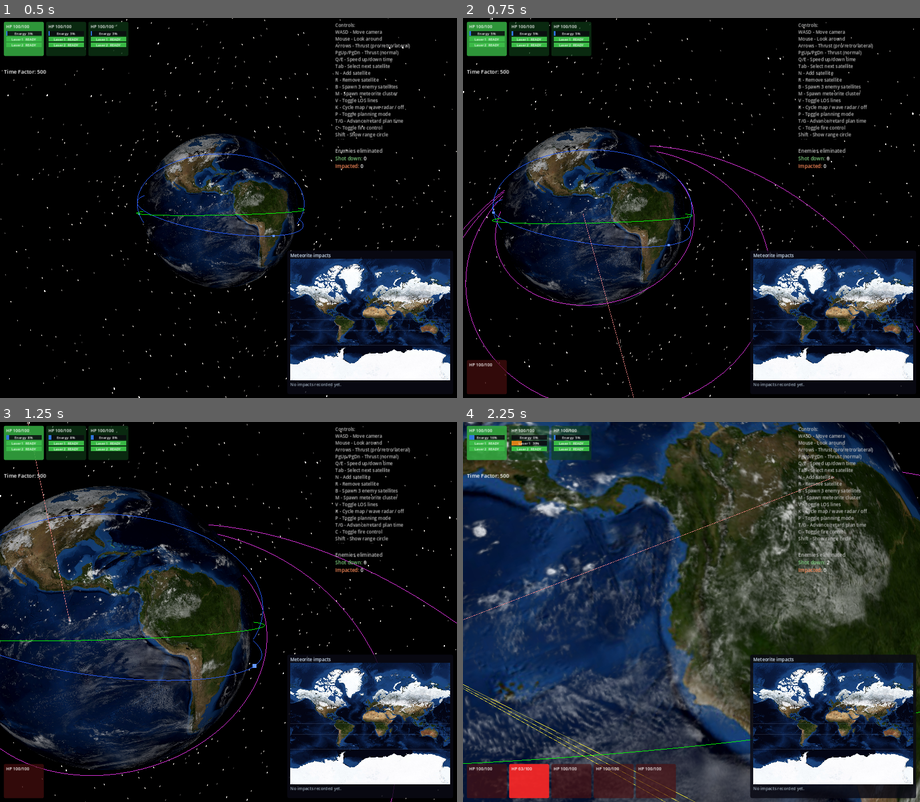
Above: before the commit, frames 1-4 (two rows, left to right).
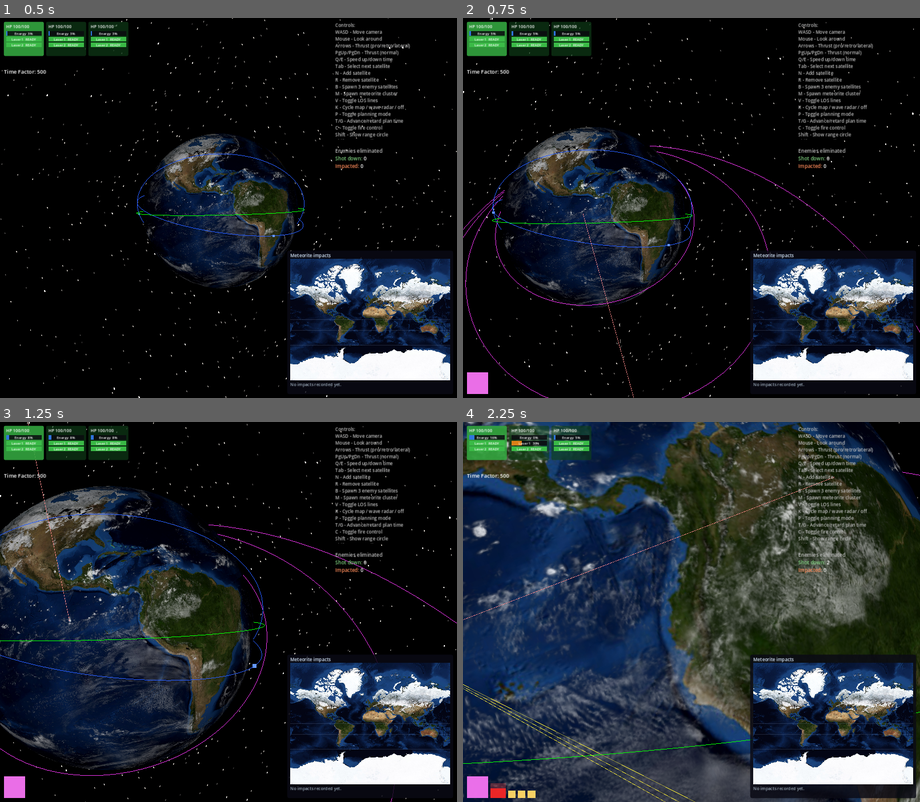
Above: after the commit, the same moments.

Repository: mellenburg/game
Game: Godot game, scene res://scenes/main.tscn
The game is run twice, just before and just after one commit, with the same random seed, the same clock (stepped at 60 frames per second) and the same inputs.
Inputs (mouse positions are in pixels of both pictures, inside the frame that each line leads up to):
- Up to frame 1 (0.5 s): no input
- Up to frame 2 (0.75 s): tap Enter at 0.5 s; move the mouse to (714, 208) at 0.52 s; hold W (move_forward) from 0.53 s (still down); tap J (add_decaying_enemy) at 0.6 s
- Up to frame 3 (1.25 s): keep holding W (move_forward)
- Up to frame 4 (2.25 s): keep holding W (move_forward); move the mouse to (668, 612) at 1.27 s; tap B (add_enemies) at 1.35 s; move the mouse to (700, 604) at 2.02 s; tap M (add_meteorites) at 2.1 s

Frame 1 is identical in both runs. In frame 2, 0.8% of the frame differs, in the area x 0-10%, y 89-99%; in frame 3, 0.8%; in frame 4, 3.9%, in the area x 0-47%, y 89-100%.

Commit message:
HUD: enemy roster as area-proportional, wrapping squares
The single linear strip with numeric "HP X/Y" readouts was already
running off the right edge during a meteorite wave and forced the
operator to read every box to gauge threat severity. Replace it with
squares whose area encodes max_hp and whose solid fill shrinks
bottom-up as HP drops, leaving a translucent red footprint behind to
mark the original block. Rows wrap upward once the next box would
push past half the viewport width.

To make the new sizes meaningful, expose a per-instance max_hp on
Satellite (defaulting to MAX_HP for player / standard enemy units)
and seed it on the threat-spawning paths: meteorites drop to 25 HP,
decaying-orbit bodies climb to 200 HP, enemy satellites stay at 100.

Diff:
--- a/godot/scenes/main.tscn
+++ b/godot/scenes/main.tscn
@@ -94,17 +94,20 @@
 mouse_filter = 2
 theme_override_constants/separation = 6
 
-[node name="EnemyRoster" type="HBoxContainer" parent="CanvasLayer/HUD"]
-layout_mode = 1
-anchors_preset = 2
-anchor_top = 1.0
+[node name="EnemyRoster" type="VBoxContainer" parent="CanvasLayer/HUD"]
+layout_mode = 1
+anchors_preset = 0
+anchor_left = 0.0
+anchor_top = 0.0
+anchor_right = 0.5
 anchor_bottom = 1.0
 offset_left = 10.0
-offset_top = -100.0
-offset_right = 1190.0
+offset_top = 200.0
+offset_right = 0.0
 offset_bottom = -10.0
 mouse_filter = 2
-theme_override_constants/separation = 6
+alignment = 2
+theme_override_constants/separation = 4
 
 [node name="TargetContainer" type="Control" parent="CanvasLayer/HUD"]
 layout_mode = 1
--- a/godot/scripts/earth_system.gd
+++ b/godot/scripts/earth_system.gd
@@ -79,7 +79,7 @@
 const METEORITE_LATERAL_SPREAD_KM: float = 6000.0
 const METEORITE_ALT_JITTER_KM: float = 3000.0
 const METEORITE_VELOCITY_JITTER: float = 0.8
-const METEORITE_HP: float = 100.0
+const METEORITE_HP: float = 25.0
 
 # Wave mode: 20 meteorites from a single shared nexus, arrival times
 # distributed uniformly across a 10-second wall-clock window so the
@@ -104,7 +104,7 @@
 # already heading inbound, so the very first observed motion is
 # "falling toward Earth" — sets the spiral-in narrative immediately.
 const DECAYING_INITIAL_NU_FROM_APOGEE_DEG: float = 15.0
-const DECAYING_HP: float = 100.0
+const DECAYING_HP: float = 200.0
 
 @export var time_factor: int = 500
 var planning_dt: int = 0
@@ -667,6 +667,7 @@
 	sat.team = Satellite.TEAM_ENEMY
 	sat.weapons.clear()
 	sat.is_meteorite = true
+	sat.max_hp = METEORITE_HP
 	sat.hp = METEORITE_HP
 
 	# Lateral offset uses the in-plane basis (tangent + bitangent); the
@@ -731,6 +732,7 @@
 	sat.team = Satellite.TEAM_ENEMY
 	sat.weapons.clear()
 	sat.is_decaying = true
+	sat.max_hp = DECAYING_HP
 	sat.hp = DECAYING_HP
 
 	var r_p := EarthOrbit.EARTH_RADIUS_KM + DECAYING_PERIGEE_ALT_KM
--- a/godot/scripts/hud.gd
+++ b/godot/scripts/hud.gd
@@ -1,14 +1,17 @@
 class_name HUD
 extends Control
-## Roster + targeting overlay. Player units render as green-tinted boxes
-## along the top-left, enemies as red-tinted boxes along the bottom-left,
-## both growing rightward. Each box surfaces only HP / energy / cooldown
-## — orbital metadata is intentionally hidden but still reachable on the
-## Satellite for future on-demand drill-downs.
+## Roster + targeting overlay. Player units render as green-tinted
+## panels along the top-left and surface HP / energy / cooldown rows.
+## Enemies render along the bottom-left as area-proportional squares —
+## edge length scales with sqrt(max_hp) so a meteorite (25 HP) is small,
+## a sat (100 HP) is medium, a decaying body (200 HP) is large. The
+## solid fill shrinks bottom-up as HP drops, revealing a translucent
+## red layer that marks the original footprint. Rows wrap upward once
+## adding the next box would push them past half the viewport width.
 ##
-## BBCode rebuilds throttle to ~10 Hz; per-frame allocations are avoided
-## by reusing PanelContainer children across ticks (we only add/remove
-## when the per-team count changes).
+## BBCode / panel rebuilds throttle to ~10 Hz; per-frame allocations
+## are avoided by reusing children across ticks (we only add/remove
+## when the per-team / per-row count changes).
 
 const Satellite = preload("res://scripts/satellite.gd")
 const LosCheck = preload("res://scripts/los_check.gd")
@@ -18,15 +21,13 @@
 
 const PLAYER_BG := Color(0.06, 0.25, 0.10, 0.65)
 const PLAYER_BG_SEL := Color(0.20, 0.65, 0.25, 0.90)
-const ENEMY_BG := Color(0.30, 0.06, 0.06, 0.65)
-const ENEMY_BG_SEL := Color(0.85, 0.20, 0.20, 0.90)
 # Roster box flash on hit. Red — a damage indicator, distinct from the
 # orange used on the 3D marker and BeamRenderer beam so the two
 # surfaces don't blur into the same visual signal.
 const BOX_HIT_FLASH := Color(0.95, 0.15, 0.15, 0.95)
-# Width is fixed so player and enemy boxes line up in the strips;
-# height auto-sizes from the content (an unarmed enemy box collapses
-# down to just HP, an armed player box is taller than an enemy).
+# Player roster width is fixed so the boxes line up evenly along the
+# top strip. Height auto-sizes from the contained HP / energy /
+# weapon rows. Enemy boxes don't share this — they're area-scaled.
 const BOX_MIN_SIZE := Vector2(105, 0)
 
 # Bar row colors. The energy reservoir is blue; weapon recovery starts
@@ -59,7 +60,7 @@
 
 @onready var info_label: RichTextLabel = $InfoLabel as RichTextLabel
 @onready var player_roster: HBoxContainer = $PlayerRoster as HBoxContainer
-@onready var enemy_roster: HBoxContainer = $EnemyRoster as HBoxContainer
+@onready var enemy_roster: VBoxContainer = $EnemyRoster as VBoxContainer
 @onready var target_container: Control = $TargetContainer as Control
 @onready var kill_stats: RichTextLabel = $KillStats as RichTextLabel
 
@@ -188,25 +189,167 @@
 				player_selected_in_roster = players.size()
 			players.append(sat)
 
-	_render_roster(player_roster, players, player_selected_in_roster, false)
-	_render_roster(enemy_roster, enemies, enemy_selected_in_roster, true)
-
-
-func _render_roster(
-	roster: HBoxContainer,
-	sats: Array[Satellite],
-	selected: int,
-	is_enemy: bool
-) -> void:
-	while roster.get_child_count() < sats.size():
-		roster.add_child(_make_box())
-	while roster.get_child_count() > sats.size():
-		var stale := roster.get_child(roster.get_child_count() - 1)
-		roster.remove_child(stale)
+	_render_player_roster(players, player_selected_in_roster)
+	_render_enemy_roster(enemies, enemy_selected_in_roster)
+
+
+func _render_player_roster(sats: Array[Satellite], selected: int) -> void:
+	while player_roster.get_child_count() < sats.size():
+		player_roster.add_child(_make_box())
+	while player_roster.get_child_count() > sats.size():
+		var stale := player_roster.get_child(player_roster.get_child_count() - 1)
+		player_roster.remove_child(stale)
 		stale.queue_free()
 	for i in range(sats.size()):
-		var box := roster.get_child(i) as PanelContainer
-		_update_box(box, sats[i], i == selected, is_enemy)
+		var box := player_roster.get_child(i) as PanelContainer
+		_update_box(box, sats[i], i == selected)
+
+
+# Square area encodes max HP (px² per HP point). Tuned so a 25 HP
+# meteorite is a 20 px square, a 100 HP enemy sat is 40 px, and a
+# 200 HP decaying body is ~57 px — visually distinct without any
+# single body dominating the strip at typical viewport widths.
+const ENEMY_HP_AREA_PER_PX: float = 16.0
+const ENEMY_BOX_SEPARATION: int = 6
+# Drawn behind the solid fill at full box dimensions, so any area the
+# fill no longer covers reads as "lost HP". Translucent so it doesn't
+# fight the overlapping LOS lines or the radar / impact map below.
+const ENEMY_LOST_HP_COLOR := Color(1.0, 0.3, 0.3, 0.30)
+# Subtype-tinted solid fill — matches the 3D marker color so a glance
+# at the HUD links each box back to a body in the orbital view.
+const ENEMY_FILL_SAT := Color(1.0, 0.35, 0.35, 0.95)
+const ENEMY_FILL_METEORITE := Color(1.0, 0.85, 0.40, 0.95)
+const ENEMY_FILL_DECAYING := Color(0.95, 0.45, 0.95, 0.95)
+const ENEMY_FILL_SELECTED := Color(0.20, 1.00, 0.20, 1.0)
+
+
+# Multi-row, area-proportional enemy strip. Boxes flow left-to-right
+# along the bottom and wrap into a new row above once the next box
+# would push the row past half the viewport width — the rest of the
+# screen is reserved for the impact map and orbital view.
+func _render_enemy_roster(sats: Array[Satellite], selected: int) -> void:
+	if enemy_roster == null:
+		return
+	var max_row_w: float = get_viewport_rect().size.x * 0.5
+	var sep: float = float(ENEMY_BOX_SEPARATION)
+
+	# Partition sats into rows under the half-viewport cap. A row never
+	# wraps on its first box — a single oversize box on its own line is
+	# still less surprising than dropping it entirely.
+	var rows: Array = []
+	var current: Array = []
+	var current_w: float = 0.0
+	for i in range(sats.size()):
+		var side := _enemy_box_side(sats[i])
+		var span := side + (sep if not current.is_empty() else 0.0)
+		if not current.is_empty() and current_w + span > max_row_w:
+			rows.append(current)
+			current = [i]
+			current_w = side
+		else:
+			current.append(i)
+			current_w += span
+	if not current.is_empty():
+		rows.append(current)
+
+	# Reuse row containers across ticks; only resize the pool when the
+	# row count changes (matches the player-roster idiom).
+	while enemy_roster.get_child_count() < rows.size():
+		enemy_roster.add_child(_make_enemy_row())
+	while enemy_roster.get_child_count() > rows.size():
+		var stale := enemy_roster.get_child(enemy_roster.get_child_count() - 1)
+		enemy_roster.remove_child(stale)
+		stale.queue_free()
+
+	for r in range(rows.size()):
+		var row := enemy_roster.get_child(r) as HBoxContainer
+		var indices: Array = rows[r]
+		while row.get_child_count() < indices.size():
+			row.add_child(_make_enemy_box())
+		while row.get_child_count() > indices.size():
+			var stale_box := row.get_child(row.get_child_count() - 1)
+			row.remove_child(stale_box)
+			stale_box.queue_free()
+		for c in range(indices.size()):
+			var sat_i: int = indices[c]
+			_update_enemy_box(
+				row.get_child(c) as Control,
+				sats[sat_i],
+				sat_i == selected,
+			)
+
+
+func _enemy_box_side(sat: Satellite) -> float:
+	# sqrt because area (not edge length) tracks HP; a 4× HP target is
+	# a 2× wider square, which reads as "much bigger" without any one
+	# threat type dwarfing the row.
+	return sqrt(maxf(sat.max_hp, 1.0) * ENEMY_HP_AREA_PER_PX)
+
+
+func _make_enemy_row() -> HBoxContainer:
+	var row := HBoxContainer.new()
+	row.mouse_filter = Control.MOUSE_FILTER_IGNORE
+	row.add_theme_constant_override("separation", ENEMY_BOX_SEPARATION)
+	# SHRINK_END so a row with mixed-size boxes plants every box on a
+	# common bottom line — the smaller meteorite squares hug the same
+	# baseline as the bigger decaying bodies.
+	row.size_flags_vertical = Control.SIZE_SHRINK_END
+	return row
+
+
+func _make_enemy_box() -> Control:
+	var box := Control.new()
+	box.mouse_filter = Control.MOUSE_FILTER_IGNORE
+	box.size_flags_vertical = Control.SIZE_SHRINK_END
+	box.size_flags_horizontal = Control.SIZE_SHRINK_BEGIN
+
+	# Layer 0: full-size translucent red — the "original size" footprint.
+	var lost := ColorRect.new()
+	lost.set_anchors_preset(Control.PRESET_FULL_RECT)
+	lost.color = ENEMY_LOST_HP_COLOR
+	lost.mouse_filter = Control.MOUSE_FILTER_IGNORE
+	box.add_child(lost)
+
+	# Layer 1: solid fill, anchor-driven so we never measure pixels —
+	# anchor_top = 1 - hp/max yields a bottom-aligned column whose area
+	# tracks current HP linearly.
+	var fill := ColorRect.new()
+	fill.anchor_left = 0.0
+	fill.anchor_right = 1.0
+	fill.anchor_top = 0.0
+	fill.anchor_bottom = 1.0
+	fill.color = ENEMY_FILL_SAT
+	fill.mouse_filter = Control.MOUSE_FILTER_IGNORE
+	box.add_child(fill)
+
+	return box
+
+
+func _update_enemy_box(box: Control, sat: Satellite, is_selected: bool) -> void:
+	var side := _enemy_box_side(sat)
+	box.custom_minimum_size = Vector2(side, side)
+
+	var fill := box.get_child(1) as ColorRect
+	if fill == null:
+		return
+	if _is_hit_target(sat):
+		fill.color = BOX_HIT_FLASH
+	elif is_selected:
+		fill.color = ENEMY_FILL_SELECTED
+	else:
+		fill.color = _enemy_fill_color(sat)
+
+	var max_hp := maxf(sat.max_hp, 1.0)
+	var frac := clampf(sat.hp / max_hp, 0.0, 1.0)
+	fill.anchor_top = 1.0 - frac
+
+
+func _enemy_fill_color(sat: Satellite) -> Color:
+	if sat.is_meteorite:
+		return ENEMY_FILL_METEORITE
+	if sat.is_decaying:
+		return ENEMY_FILL_DECAYING
+	return ENEMY_FILL_SAT
 
 
 func _make_box() -> PanelContainer:
@@ -300,14 +443,11 @@
 	box: PanelContainer,
 	sat: Satellite,
 	is_selected: bool,
-	is_enemy: bool
 ) -> void:
 	var sb := box.get_theme_stylebox("panel") as StyleBoxFlat
 	if sb != null:
 		if _is_hit_target(sat):
 			sb.bg_color = BOX_HIT_FLASH
-		elif is_enemy:
-			sb.bg_color = ENEMY_BG_SEL if is_selected else ENEMY_BG
 		else:
 			sb.bg_color = PLAYER_BG_SEL if is_selected else PLAYER_BG
 
@@ -321,7 +461,7 @@
 	# unchanged — we re-append (or drop) it after the bars settle.
 	var hp_label := rows.get_child(0) as Label
 	if hp_label != null:
-		hp_label.text = "HP %d/%d" % [int(sat.hp), int(Satellite.MAX_HP)]
+		hp_label.text = "HP %d/%d" % [int(sat.hp), int(sat.max_hp)]
 
 	var fc_label := rows.get_node_or_null(FC_NODE_NAME) as Label
 	if fc_label != null:
--- a/godot/scripts/satellite.gd
+++ b/godot/scripts/satellite.gd
@@ -43,6 +43,10 @@
 var orbit_alive: bool = true
 
 var team: int = TEAM_PLAYER
+# Per-instance HP cap. Defaults to MAX_HP for player / standard enemy
+# satellites; threat-spawning paths (meteorite, decaying-orbit body)
+# override it with their own cap and seed `hp` to the same value.
+var max_hp: float = MAX_HP
 var hp: float = MAX_HP
 var alive: bool = true
 # Sub-orbital trajectory (a meteorite) — its periapsis is below Earth's
@@ -333,6 +337,7 @@
 	selected = other.selected
 	orbit_alive = other.orbit_alive
 	team = other.team
+	max_hp = other.max_hp
 	hp = other.hp
 	alive = other.alive
 	is_meteorite = other.is_meteorite
